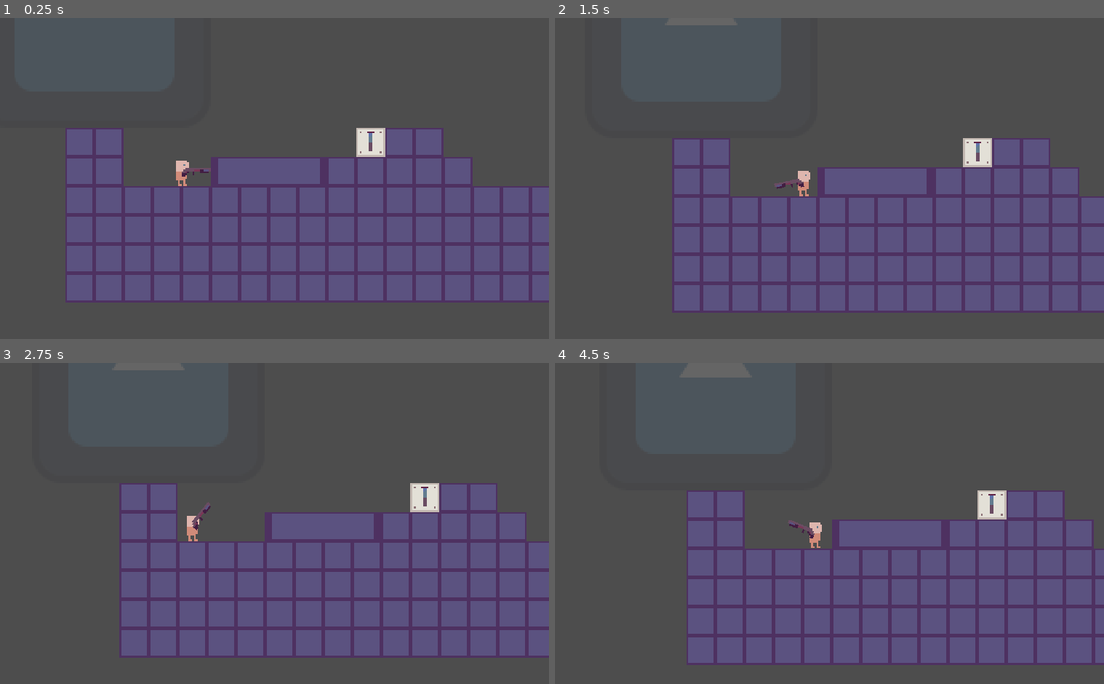
Above: before the commit, frames 1-4 (two rows, left to right).
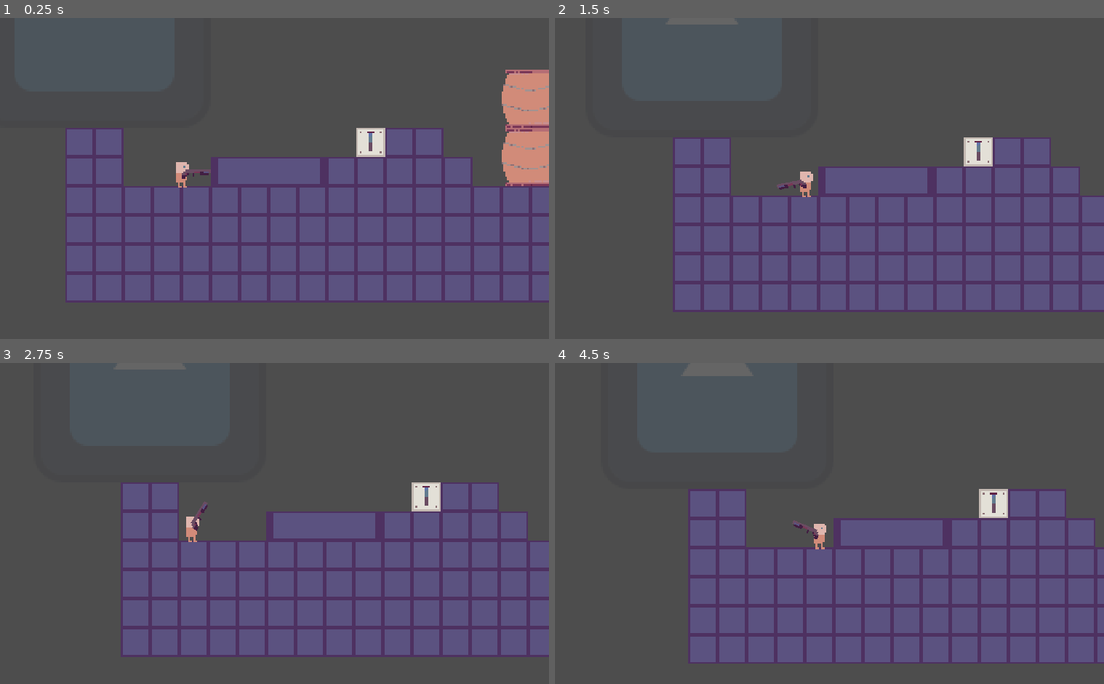
Above: after the commit, the same moments.

Repository: Kevin-Mortimer-19/Cursed-Jumper
Game: Godot game, scene res://src/game.tscn
The game is run twice, just before and just after one commit, with the same random seed, the same clock (stepped at 60 frames per second) and the same inputs. The engine's default icon, where the game draws it, is replaced by a stand-in: a white triangle on a blue panel in a dark square.
Inputs (mouse positions are in pixels of both pictures, inside the frame that each line leads up to):
- Up to frame 1 (0.25 s): no input
- Up to frame 2 (1.5 s): move the mouse to (939, 165) at 0.52 s; press the mouse at (939, 165) at 0.53 s; hold D (move_right) from 0.53 s (still down); tap Space (jump) at 0.77 s; move the mouse to (697, 197) at 1.27 s; release the mouse at (697, 197) at 1.28 s; tap E (interact) at 1.35 s
- Up to frame 3 (2.75 s): tap Space (jump) at 1.52 s; move the mouse to (318, 456) at 2.02 s; release D (move_right) at 2.03 s; press the mouse at (318, 456) at 2.03 s; hold A (move_left) from 2.03 s (still down)
- Up to frame 4 (4.5 s): move the mouse to (785, 590) at 2.77 s; release A (move_left) at 2.78 s; release the mouse at (785, 590) at 2.78 s; hold D (move_right) 2.78-4.28 s; tap E (interact) at 2.85, 4.35 s; tap Space (jump) at 3.02, 3.77 s; move the mouse to (988, 574) at 3.52 s; press the mouse at (988, 574) at 3.53 s; move the mouse to (637, 478) at 4.27 s; release the mouse at (637, 478) at 4.28 s; hold A (move_left) from 4.28 s (still down)

The runs differ from the first frame. In frame 1, 3.1% of the frame differs, in the area x 32-100%, y 16-53%; in frame 2, 3.8%; in frame 3, 5.3%; in frame 4, 7.2%, in the area x 22-100%, y 0-95%.

Commit message:
Added basic destructibles

Diff:
--- a/src/entities/player/player.tscn
+++ b/src/entities/player/player.tscn
@@ -5,7 +5,7 @@
 [ext_resource type="PackedScene" uid="uid://c7sf81jnb21uh" path="res://src/entities/player/shotgun.tscn" id="3_sn701"]
 
 [sub_resource type="CircleShape2D" id="CircleShape2D_anaty"]
-radius = 8.0
+radius = 7.0
 
 [node name="Player" type="CharacterBody2D" node_paths=PackedStringArray("sprite", "shotgun")]
 collision_layer = 2
--- /dev/null
+++ b/src/levels/components/destructible_1x1.tscn
@@ -0,0 +1,23 @@
+[gd_scene load_steps=5 format=3 uid="uid://cnj48bxcnwi50"]
+
+[ext_resource type="Script" path="res://src/entities/enemies/base_enemy.gd" id="1_7h28i"]
+[ext_resource type="Texture2D" uid="uid://b1kjen1xf2nu1" path="res://assets/tilemaps/destructibles.png" id="2_2yf4y"]
+
+[sub_resource type="AtlasTexture" id="AtlasTexture_mntn8"]
+atlas = ExtResource("2_2yf4y")
+region = Rect2(0, 0, 16, 16)
+
+[sub_resource type="RectangleShape2D" id="RectangleShape2D_6sevu"]
+size = Vector2(16, 16)
+
+[node name="Destructible1x1" type="CharacterBody2D"]
+script = ExtResource("1_7h28i")
+max_health = 2
+cur_health = 2
+
+[node name="Sprite2D" type="Sprite2D" parent="."]
+texture = SubResource("AtlasTexture_mntn8")
+
+[node name="CollisionShape2D" type="CollisionShape2D" parent="."]
+visible = false
+shape = SubResource("RectangleShape2D_6sevu")
--- /dev/null
+++ b/src/levels/components/destructible_1x2.tscn
@@ -0,0 +1,23 @@
+[gd_scene load_steps=5 format=3 uid="uid://cdu7gyig5k36f"]
+
+[ext_resource type="Script" path="res://src/entities/enemies/base_enemy.gd" id="1_y1bsq"]
+[ext_resource type="Texture2D" uid="uid://b1kjen1xf2nu1" path="res://assets/tilemaps/destructibles.png" id="2_4tabf"]
+
+[sub_resource type="AtlasTexture" id="AtlasTexture_6udg8"]
+atlas = ExtResource("2_4tabf")
+region = Rect2(16, 0, 16, 32)
+
+[sub_resource type="RectangleShape2D" id="RectangleShape2D_0x6qv"]
+size = Vector2(16, 32)
+
+[node name="Destructible1x2" type="CharacterBody2D"]
+position = Vector2(0, -8)
+script = ExtResource("1_y1bsq")
+
+[node name="Sprite2D" type="Sprite2D" parent="."]
+visible = false
+texture = SubResource("AtlasTexture_6udg8")
+
+[node name="CollisionShape2D" type="CollisionShape2D" parent="."]
+visible = false
+shape = SubResource("RectangleShape2D_0x6qv")
--- /dev/null
+++ b/src/levels/components/destructible_2x2.tscn
@@ -0,0 +1,23 @@
+[gd_scene load_steps=5 format=3 uid="uid://bjsfryacaa8d1"]
+
+[ext_resource type="Script" path="res://src/entities/enemies/base_enemy.gd" id="1_rtead"]
+[ext_resource type="Texture2D" uid="uid://b1kjen1xf2nu1" path="res://assets/tilemaps/destructibles.png" id="2_7c7wy"]
+
+[sub_resource type="AtlasTexture" id="AtlasTexture_nih2h"]
+atlas = ExtResource("2_7c7wy")
+region = Rect2(0, 32, 32, 32)
+
+[sub_resource type="RectangleShape2D" id="RectangleShape2D_2aw67"]
+size = Vector2(32, 32)
+
+[node name="Destructible2x2" type="CharacterBody2D"]
+script = ExtResource("1_rtead")
+
+[node name="Sprite2D" type="Sprite2D" parent="."]
+position = Vector2(8, -8)
+texture = SubResource("AtlasTexture_nih2h")
+
+[node name="CollisionShape2D" type="CollisionShape2D" parent="."]
+visible = false
+position = Vector2(8, -8)
+shape = SubResource("RectangleShape2D_2aw67")
--- a/src/levels/level_tile_map.tscn
+++ b/src/levels/level_tile_map.tscn
@@ -1,7 +1,10 @@
-[gd_scene load_steps=6 format=3 uid="uid://bylkv7aa7wq8x"]
+[gd_scene load_steps=10 format=3 uid="uid://bylkv7aa7wq8x"]
 
 [ext_resource type="Texture2D" uid="uid://bevdswhuty0gt" path="res://assets/tilemaps/tilemap_test.png" id="1_7ymyb"]
 [ext_resource type="PackedScene" uid="uid://bedmi1dr6o0bg" path="res://src/entities/enemies/ground_enemy/ground_enemy.tscn" id="2_eilh5"]
+[ext_resource type="PackedScene" uid="uid://cnj48bxcnwi50" path="res://src/levels/components/destructible_1x1.tscn" id="3_01vq6"]
+[ext_resource type="PackedScene" uid="uid://cdu7gyig5k36f" path="res://src/levels/components/destructible_1x2.tscn" id="4_vrs42"]
+[ext_resource type="PackedScene" uid="uid://bjsfryacaa8d1" path="res://src/levels/components/destructible_2x2.tscn" id="5_ggysw"]
 
 [sub_resource type="TileSetAtlasSource" id="TileSetAtlasSource_cr8li"]
 texture = ExtResource("1_7ymyb")
@@ -14,10 +17,17 @@
 resource_name = "Enemies"
 scenes/1/scene = ExtResource("2_eilh5")
 
+[sub_resource type="TileSetScenesCollectionSource" id="TileSetScenesCollectionSource_ufo0s"]
+resource_name = "Destructibles"
+scenes/1/scene = ExtResource("3_01vq6")
+scenes/2/scene = ExtResource("4_vrs42")
+scenes/3/scene = ExtResource("5_ggysw")
+
 [sub_resource type="TileSet" id="TileSet_vb67a"]
 physics_layer_0/collision_layer = 1
 sources/0 = SubResource("TileSetAtlasSource_cr8li")
 sources/1 = SubResource("TileSetScenesCollectionSource_cmt0k")
+sources/2 = SubResource("TileSetScenesCollectionSource_ufo0s")
 
 [node name="LevelTileMap" type="TileMap"]
 tile_set = SubResource("TileSet_vb67a")
--- a/src/levels/world.tscn
+++ b/src/levels/world.tscn
@@ -20,7 +20,7 @@
 player = NodePath("Player")
 
 [node name="TileMap" parent="." instance=ExtResource("1_85lic")]
-layer_0/tile_data = PackedInt32Array(-65543, 0, 0, -7, 0, 0, …(2187 unchanged characters)… , 0, 0, 31, 0, 0, -65506, 1, 65536, -65508, 0, 0, -131044, 0, 0, -196580, 0, 0, -262116, 0, 0, -327652, 0, 0)
+layer_0/tile_data = PackedInt32Array(-65543, 0, 0, -7, 0, 0, …(2187 unchanged characters)… , 0, 0, 31, 0, 0, -65506, 1, 65536, -65528, 2, 196608, -196600, 2, 196608, -65508, 2, 131072, -196580, 2, 131072, -327652, 2, 131072, -65517, 2, 65536, -65516, 2, 65536, -131052, 2, 65536, -131053, 2, 65536, -196589, 2, 65536, -196588, 2, 65536, -131054, 2, 65536)
 
 [node name="Path2D" type="Path2D" parent="."]
 position = Vector2(-272, -78)
Binary file added: assets/tilemaps/destructibles.png
Not shown, added: assets/tilemaps/destructibles.png.import
